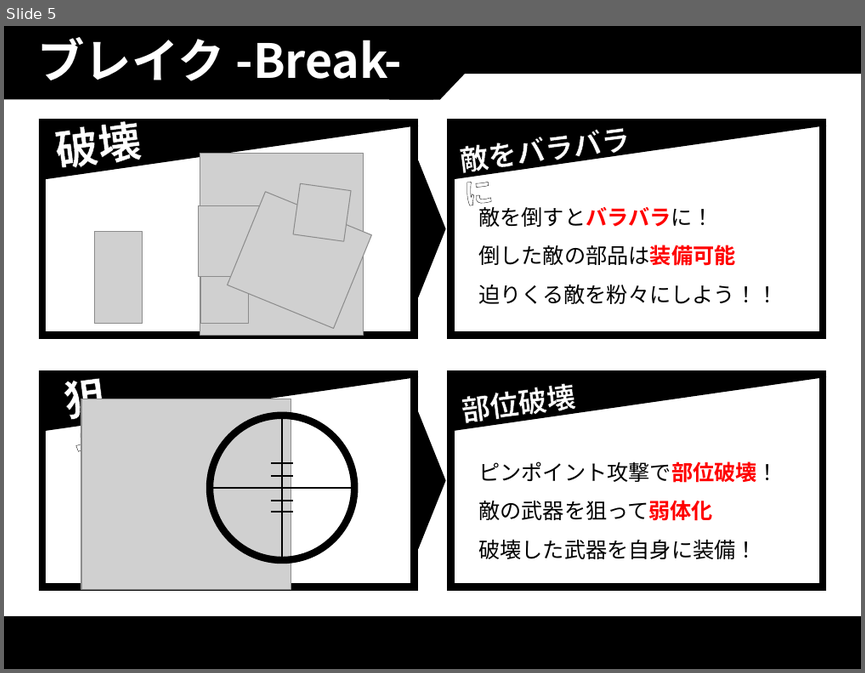
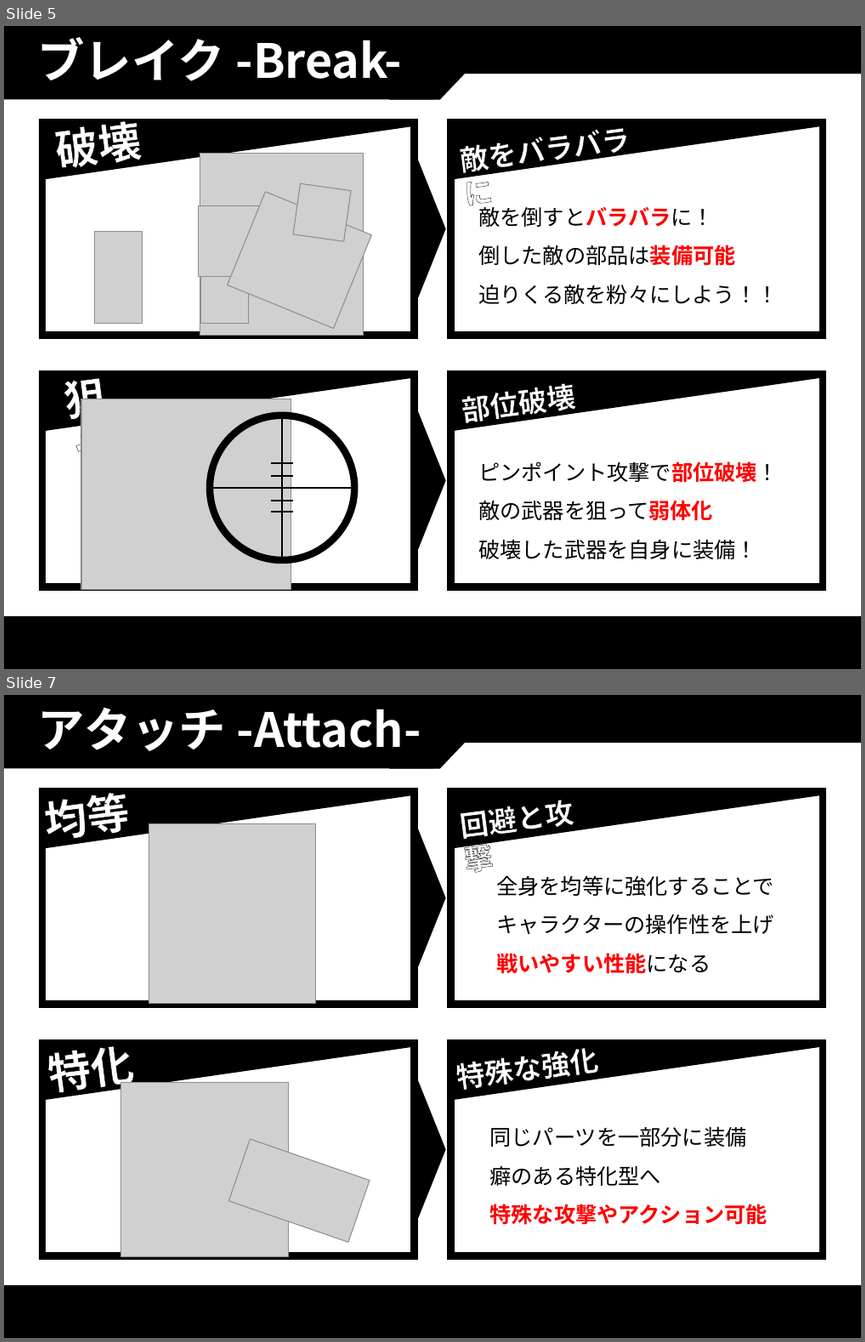
Before and after one commit to thi-bow/2017Team05, a slide deck: 企画/企画書/PurgeVer2.pptx. Shown one above the other, each under a label of ours: slide 5 before the commit, slides 5 and 7 after it; the slides between them are not shown. The pictures are 865x673 and 865x1342 pixels, drawn with LibreOffice and Linux fonts; fonts in the diff are those of the drawing; grey boxes stand for pictures. Boxes give left, top, right and bottom in pixels: in the first picture for what was removed or moved away, otherwise in the second. Text is boxed around its words. In the diff, an @@ line names an element or a change of style, - is before the commit and + after.

```diff
--- a/企画/企画書/PurgeVer2.pptx
+++ b/企画/企画書/PurgeVer2.pptx
@@ slide 7 added at [4,695,861,1338], background #FFFFFF; not listed: 4 template elements that a slide beside it also shows @@
@@ title added at [38,707,421,751], 39.6 pt, text #FFFFFF, bold @@
+アタッチ -Attach-
@@ picture added at [148,823,315,1003] @@
@@ group added at [42,792,827,1185]: 3 texts, 2 rounded rectangles, 2 right triangles, 1 triangle @@
+均等
+回避と攻撃
+特殊な強化
@@ text added at [496,875,774,974], 18 pt, text #000000 @@
+全身を均等に強化することで
+キャラクターの操作性を上げ
+戦いやすい性能になる
@@ picture added at [121,1083,289,1256] @@
@@ group added at [42,1043,827,1255]: 2 rounded rectangles, 2 right triangles, 1 text, 1 triangle @@
+特化
@@ text added at [490,1126,767,1225], 18 pt, text #000000 @@
+同じパーツを一部分に装備
+癖のある特化型へ
+特殊な攻撃やアクション可能
@@ picture added at [228,1139,370,1242] @@
```
Also in this commit, not shown: 2 slides changed, 1 other slide added, 3 slides removed, 4 other files.
